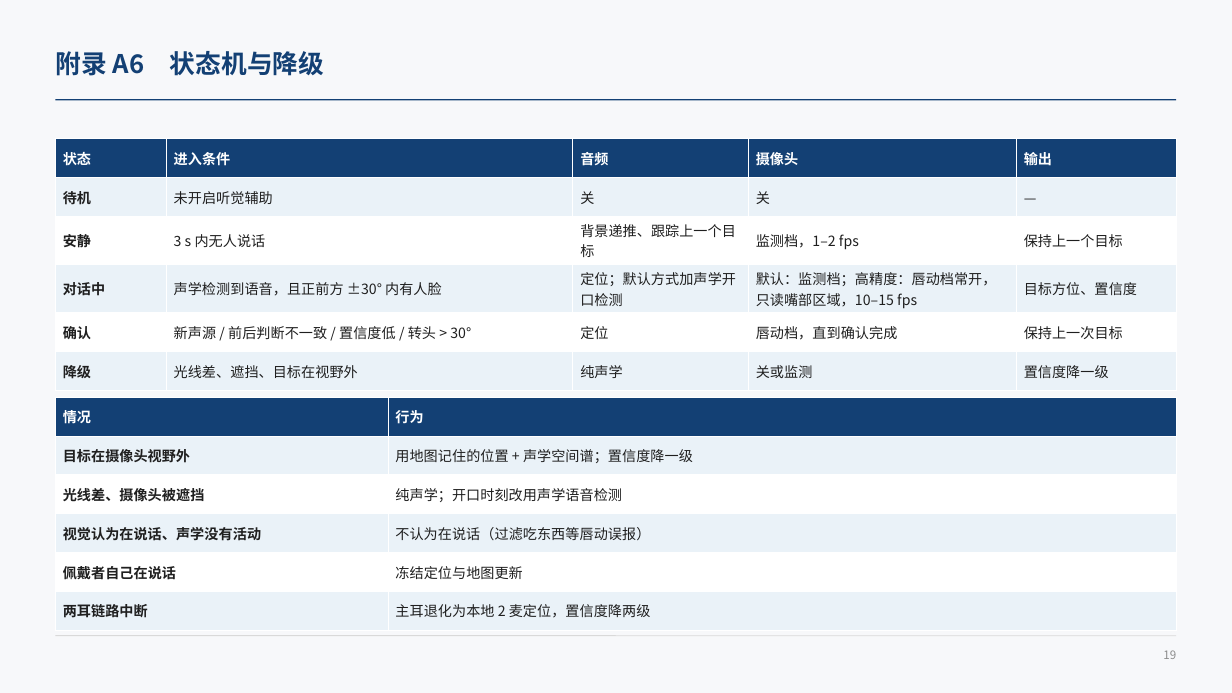
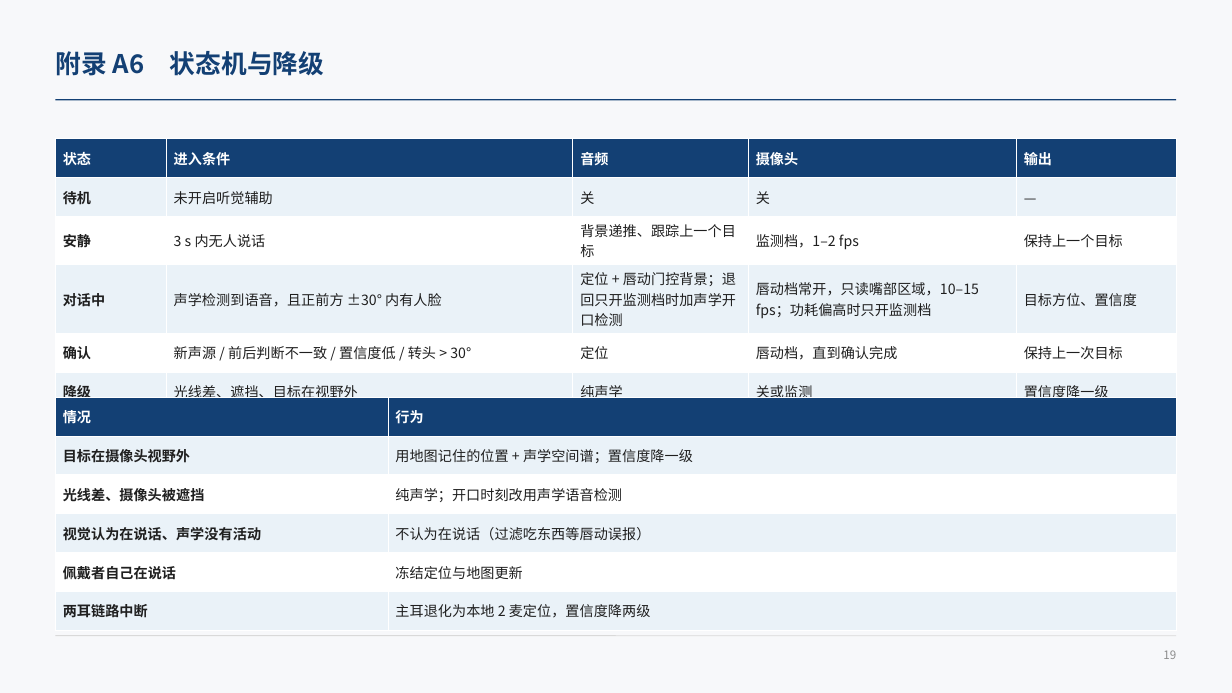
Before and after one commit to ZeroFoxxi/ssl-scene1, a slide deck: slide 19 of 02_耳机声源定位/耳机摄像头听觉辅助_整体设计方案.pptx. Drawn at 1232x693 pixels with LibreOffice and Linux fonts; fonts in the diff are those of the drawing. Boxes give left, top, right and bottom in pixels: in the first picture for what was removed or moved away, otherwise in the second. Text is boxed around its words. In the diff, an @@ line names an element or a change of style, - is before the commit and + after.

```diff
--- a/02_耳机声源定位/耳机摄像头听觉辅助_整体设计方案.pptx
+++ b/02_耳机声源定位/耳机摄像头听觉辅助_整体设计方案.pptx
@@ table at (55,139,1177,405) @@
-row 4, column 3: 定位；默认方式加声学开口检测
+row 4, column 3: 定位 + 唇动门控背景；退回只开监测档时加声学开口检测
-row 4, column 4: 默认：监测档；高精度：唇动档常开，只读嘴部区域，10–15 fps
+row 4, column 4: 唇动档常开，只读嘴部区域，10–15 fps；功耗偏高时只开监测档
```
Also in this commit, not shown: 9 other slides changed, 8 other files.
